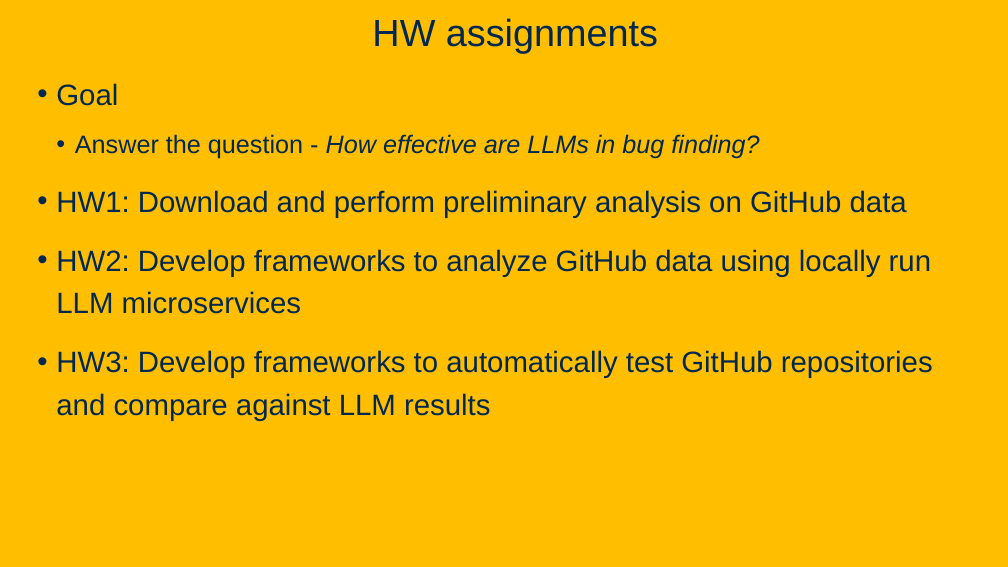
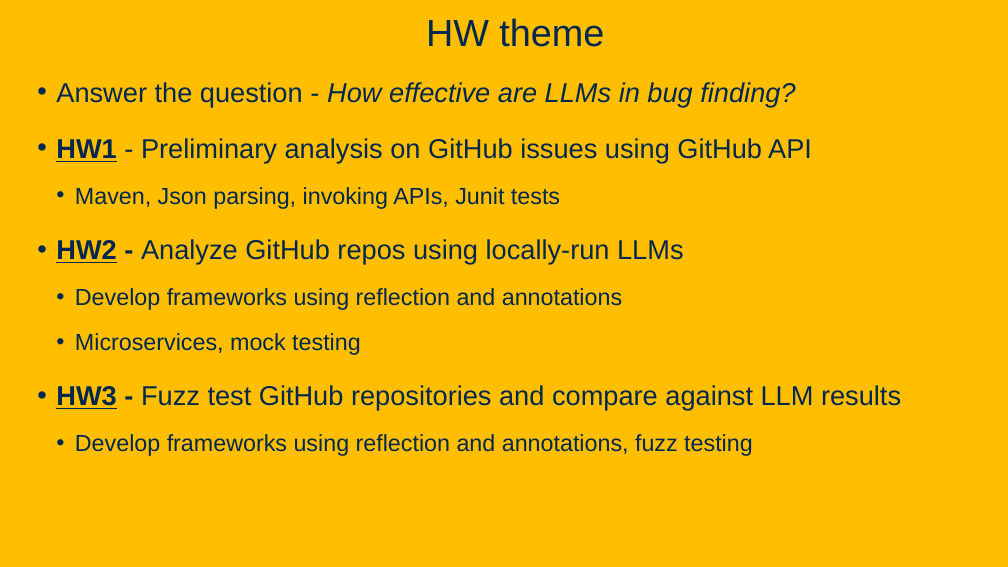
Before and after one commit to davsec-teaching/ecs160-f25, a slide deck: slide 38 of slides/1_logistics_and_course_introduction.pptx (slide 35 before the commit). Drawn at 1008x567 pixels with LibreOffice and Linux fonts; fonts in the diff are those of the drawing; background and template pictures are left out. Boxes give left, top, right and bottom in pixels: in the first picture for what was removed or moved away, otherwise in the second. Text is boxed around its words. In the diff, an @@ line names an element or a change of style, - is before the commit and + after.

```diff
--- a/slides/1_logistics_and_course_introduction.pptx
+++ b/slides/1_logistics_and_course_introduction.pptx
@@ title at bbox=[426, 18, 604, 47]: text changed @@
-HW assignments
+HW theme
@@ text at bbox=[56, 83, 118, 106]: paragraph removed @@
-• Goal
@@ text at bbox=[56, 82, 795, 107]: size 24 to 25.9 pt in "Answer the question - How effective are ..."; list level 2 to 1 in "Answer the question - How ..." @@
@@ text at bbox=[56, 138, 901, 456]: text changed; size 28 to 22.2 pt @@
-• HW1: Download and perform preliminary analysis on GitHub data
-• HW2: Develop frameworks to analyze GitHub data using locally run LLM microservices
-• HW3: Develop frameworks to automatically test GitHub repositories and compare against LLM results
+• HW1 - Preliminary analysis on GitHub issues using GitHub API
+  • Maven, Json parsing, invoking APIs, Junit tests
+• HW2 - Analyze GitHub repos using locally-run LLMs
+  • Develop frameworks using reflection and annotations
+  • Microservices, mock testing
+• HW3 - Fuzz test GitHub repositories and compare against LLM results
+  • Develop frameworks using reflection and annotations, fuzz testing
```
Also in this commit, not shown: 19 other slides changed, 4 slides added, 1 other file.
